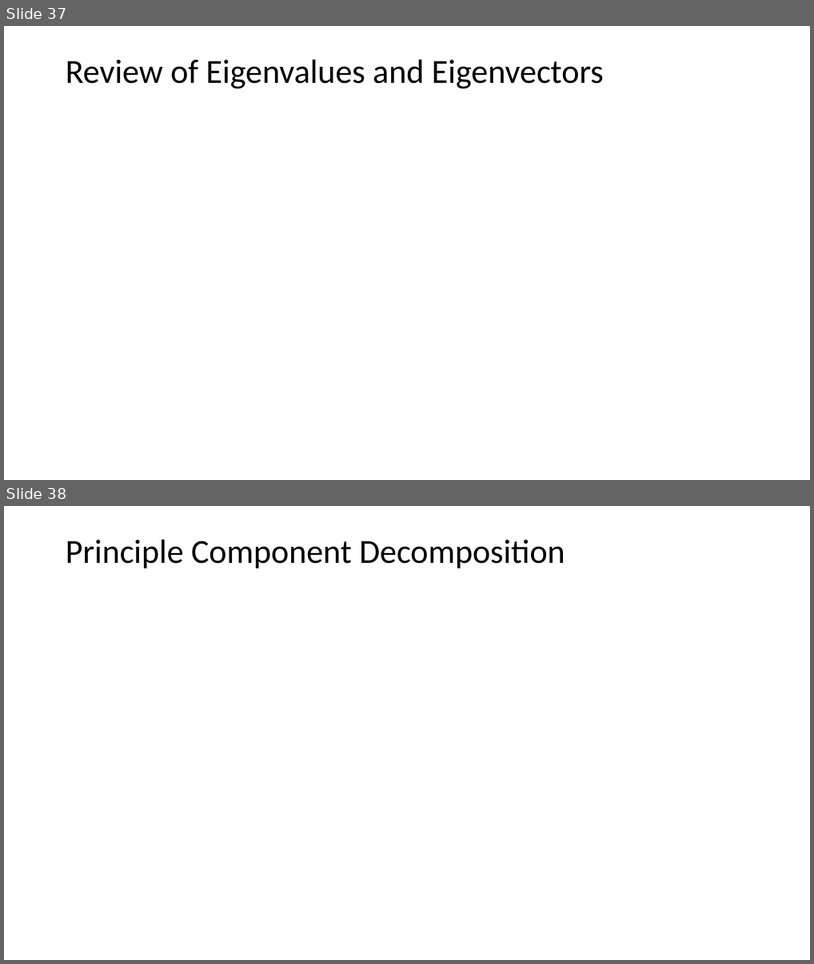
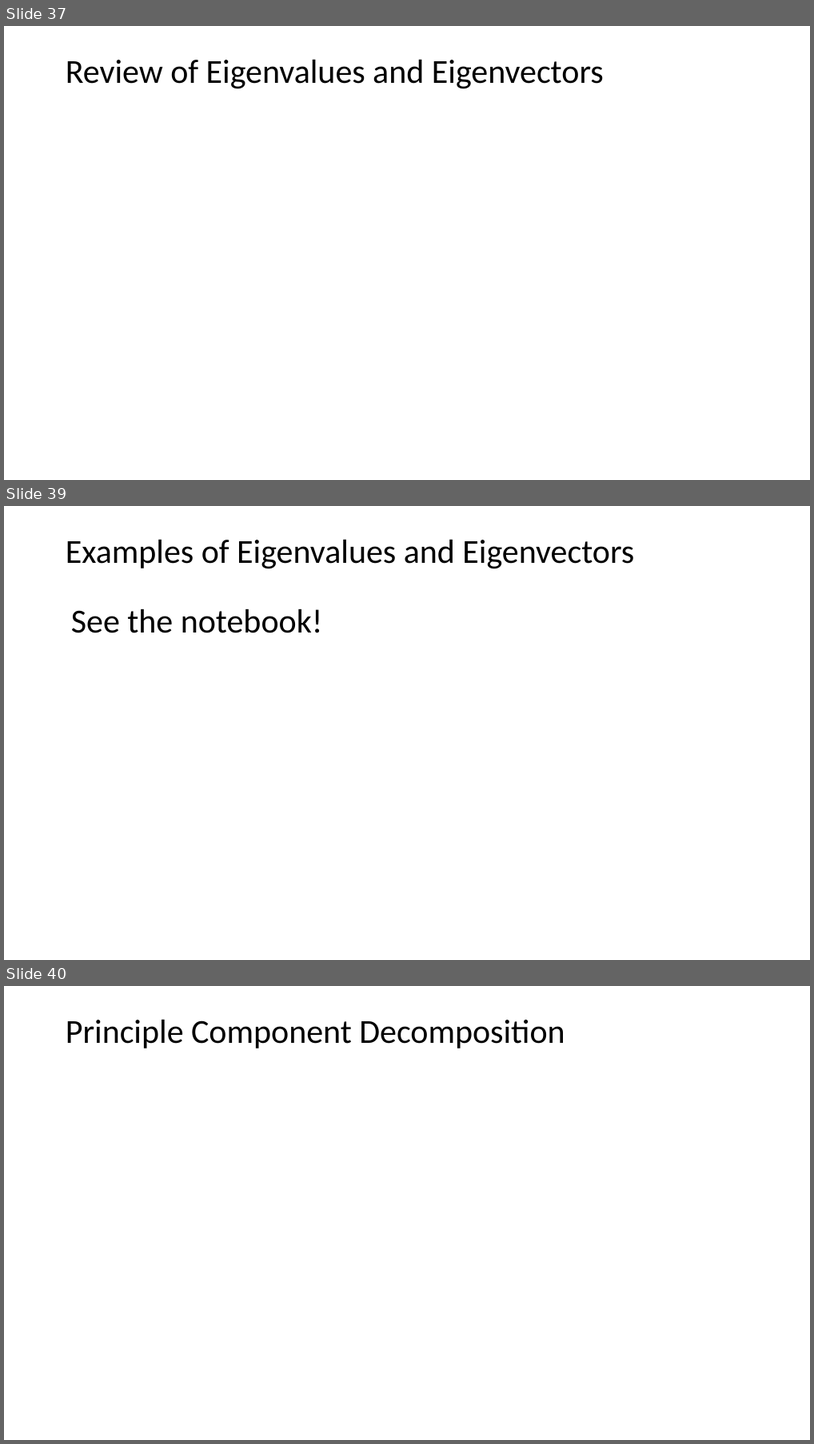
Before and after one commit to StephenElston/CSCI-E25, a slide deck: SuplementaryMaterial/ReviewOfLinearAlgebra.pptx. Shown one above the other, each under a label of ours: slides 37 and 38 before the commit, slides 37, 39 and 40 after it; the slides between them are not shown. The pictures are 814x964 and 814x1444 pixels, drawn with LibreOffice and Linux fonts; fonts in the diff are those of the drawing; grey boxes stand for pictures. Boxes give left, top, right and bottom in pixels: in the first picture for what was removed or moved away, otherwise in the second. Text is boxed around its words. In the diff, an @@ line names an element or a change of style, - is before the commit and + after.

```diff
--- a/SuplementaryMaterial/ReviewOfLinearAlgebra.pptx
+++ b/SuplementaryMaterial/ReviewOfLinearAlgebra.pptx
@@ slide 39 added at box(4, 506, 810, 960), background #FFFFFF @@
@@ title added at box(66, 540, 634, 569), 40 pt, text #000000 @@
+Examples of Eigenvalues and Eigenvectors
@@ text added at box(71, 609, 323, 633), 40 pt, text #000000 @@
+See the notebook!
@@ what was slide 38 is now slide 40 @@
```
Also in this commit, not shown: 1 other slide added.
